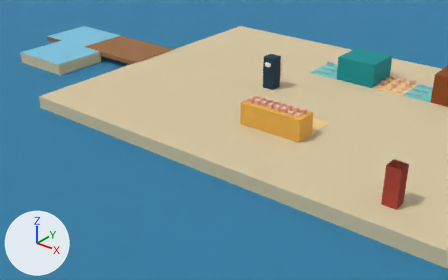
One commit to the glTF model shared/assets/models/sunrise_pier_blockout.glb: the scene before it, then after it.
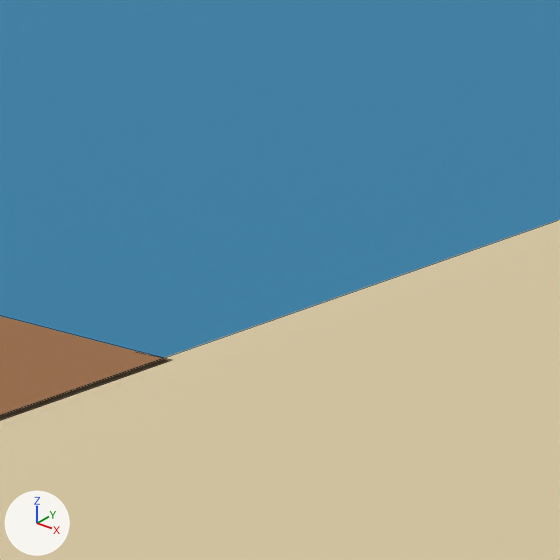
Each version appears first from a 50 mm camera at (16.33, -24.17, 11.14) aimed at (-4.12, 1.38, -4.7), and next in a close-up on the part from 34% to 51% of the width and 0% to 28% of the height. Lighting does not change. The marker at lower left points along +X, +Y and +Z. The last two pictures show the newer version. The close-ups show mesh edges as thin lines. Where no turn or scale is listed for an object, it has been applied to the vertices.

Objects in the first close-up: 'Ground_land', 'Pier', 'Water'.
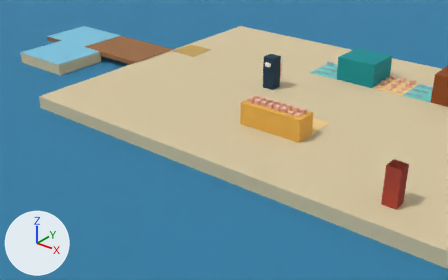
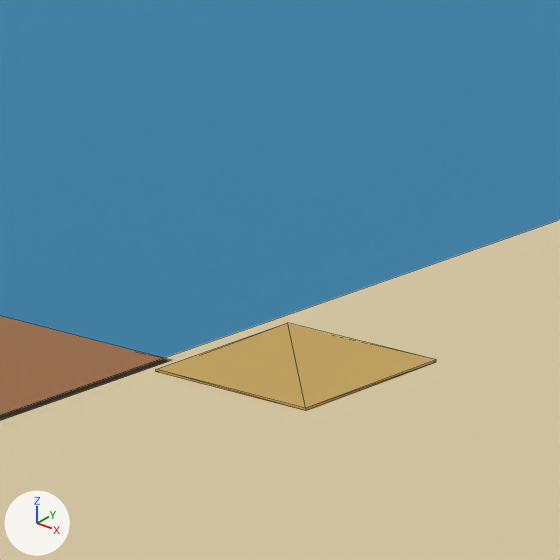
Where the change shows, as pixel boxes [x1, y1, x2, y2] in the close-ups (560 x 560 px):
'Zone_bait_kiosk', added (orange)
    after: [156, 323, 436, 411]

The change, as a list of edits to the scene's bpy script:
```text
Add mat_zone_kiosk:
    mat_zone_kiosk = principled_material('zone_kiosk')
    mat_zone_kiosk.base_color = (0.552, 0.366, 0.102)  # orange #c4a35a
    mat_zone_kiosk.roughness = 0.85
Add me_zone_kiosk:
    me_zone_kiosk.from_pydata(...)  # a box spanning x -0.8..0.8, y -0.8..0.8, z -0.01..0.01
    me_zone_kiosk.materials.append(mat_zone_kiosk)  # orange #c4a35a
Add ob_zone_bait_kiosk:
    ob_zone_bait_kiosk = bpy.data.objects.new('Zone_bait_kiosk', me_zone_kiosk)
    ob_zone_bait_kiosk.location = (-7.0, 2.0, 0.01)
```
